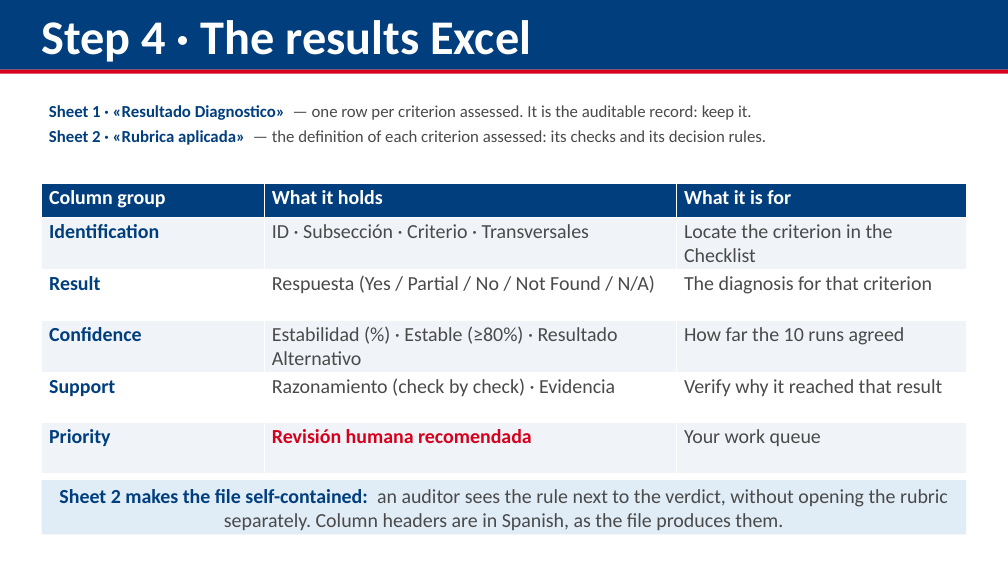
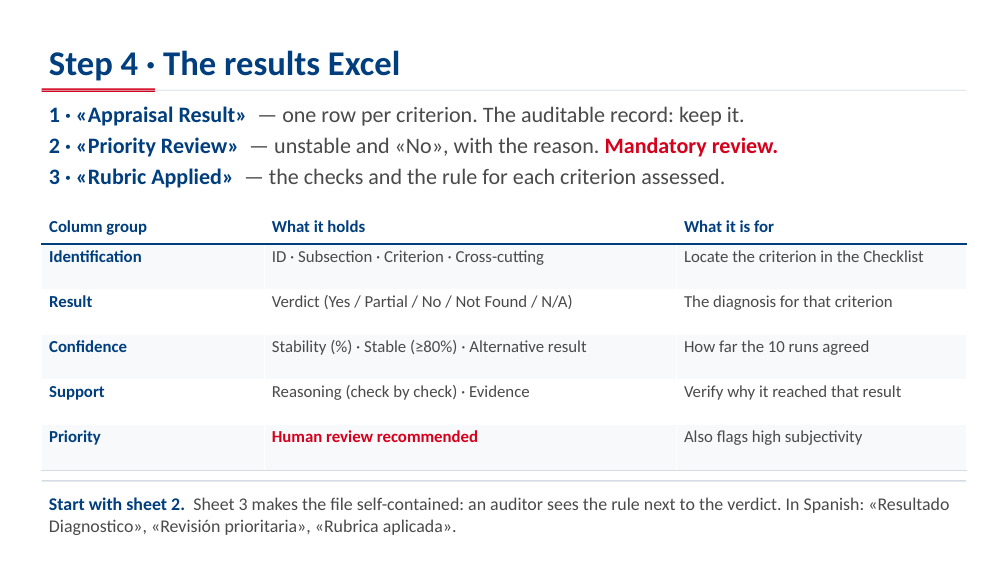
Before and after one commit to aevpsnow6-oss/deploy, a slide deck: slide 27 of presentation/capacitacion_appraisal/ILO_Appraisal_GPT_Training_Ahmed_EN.pptx (slide 22 before the commit). Drawn at 1008x567 pixels with LibreOffice and Linux fonts; fonts in the diff are those of the drawing. Boxes give left, top, right and bottom in pixels: in the first picture for what was removed or moved away, otherwise in the second. Text is boxed around its words. In the diff, an @@ line names an element or a change of style, - is before the commit and + after.

```diff
--- a/presentation/capacitacion_appraisal/ILO_Appraisal_GPT_Training_Ahmed_EN.pptx
+++ b/presentation/capacitacion_appraisal/ILO_Appraisal_GPT_Training_Ahmed_EN.pptx
@@ rectangle removed at <box>0,0,1008,70</box> @@
@@ text "Step 4 · The results ...": place and size @@
-text "Step 4 · The results ..." at <box>41,20,531,62</box>
+text "Step 4 · The results ..." at <box>49,50,400,81</box>
@@ text "Step 4 · The results ..." at <box>49,50,400,81</box>: size 46 to 33 pt, text colour #FFFFFF to #003E7E @@
@@ rectangle added at <box>42,88,155,91</box>, fill #D6001C @@
@@ rectangle: place and size @@
-rectangle at <box>0,70,1008,74</box>
+rectangle at <box>42,90,966,91</box>
@@ rectangle at <box>42,90,966,91</box>: fill #D6001C to #D6DCE3 @@
@@ text at <box>49,106,778,188</box>: text changed; size 16 to 21 pt @@
-Sheet 1 · «Resultado Diagnostico» — one row per criterion assessed. It is the auditable record: keep it.
-Sheet 2 · «Rubrica aplicada» — the definition of each criterion assessed: its checks and its decision rules.
+1 · «Appraisal Result» — one row per criterion. The auditable record: keep it.
+2 · «Priority Review» — unstable and «No», with the reason. Mandatory review.
+3 · «Rubric Applied» — the checks and the rule for each criterion assessed.
@@ table at <box>42,213,966,470</box> @@
-row 2, column 2: ID · Subsección · Criterio · Transversales
+row 2, column 2: ID · Subsection · Criterion · Cross-cutting
-row 3, column 2: Respuesta (Yes / Partial / No / Not Found / N/A)
+row 3, column 2: Verdict (Yes / Partial / No / Not Found / N/A)
-row 4, column 2: Estabilidad (%) · Estable (≥80%) · Resultado Alternativo
+row 4, column 2: Stability (%) · Stable (≥80%) · Alternative result
-row 5, column 2: Razonamiento (check by check) · Evidencia
+row 5, column 2: Reasoning (check by check) · Evidence
-row 6, column 2: Revisión humana recomendada
+row 6, column 2: Human review recommended
-row 6, column 3: Your work queue
+row 6, column 3: Also flags high subjectivity
@@ fill #003E7E to #FFFFFF in row 1 @@
@@ fill #F0F4F8 to #F7F9FB in 9 cells @@
@@ size 19 to 16 pt in "Column group", "What it holds", "What it is for", "Identification" and 8 more places @@
@@ text colour #FFFFFF to #003E7E in "Column group", "What it holds", "What it is for" @@
@@ borders changed @@
@@ table: place and size @@
-table at <box>42,183,966,470</box>
+table at <box>42,213,966,470</box>
@@ text "Start with sheet 2. Sheet ...": place and size @@
-text "Start with sheet 2. Sheet ..." at <box>42,480,966,535</box>
+text "Start with sheet 2. Sheet ..." at <box>49,497,949,535</box>
@@ text "Start with sheet 2. Sheet ..." at <box>49,497,949,535</box>: vertical alignment middle to top; fill #E0ECF6 to none @@
@@ rectangle added at <box>42,480,966,482</box>, fill #D6DCE3 @@
@@ text at <box>49,497,949,535</box>: text changed; size 19 to 17 pt @@
-Sheet 2 makes the file self-contained: an auditor sees the rule next to the verdict, without opening the rubric separately. Column headers are in Spanish, as the file produces them.
+Start with sheet 2. Sheet 3 makes the file self-contained: an auditor sees the rule next to the verdict. In Spanish: «Resultado Diagnostico», «Revisión prioritaria», «Rubrica aplicada».
```
Also in this commit, not shown: 26 other slides changed, 6 slides added, 5 other files.
